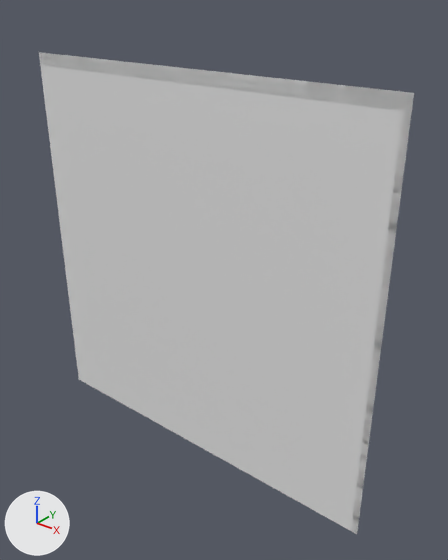
One commit to the OBJ model Assets/Tiled2Unity/Meshes/BatteryNW.obj: the scene before it, then after it.
Rendered twice from a 50 mm lens placed at (2.11, -5.19, 0.86), pointed at (-2.23, 0.24, -2.5). The lights are fixed; the arrows at lower left show +X, +Y and +Z. Where no turn or scale is listed for an object, it has been applied to the vertices.

Names of what the first picture shows: 'BatteryNW'.
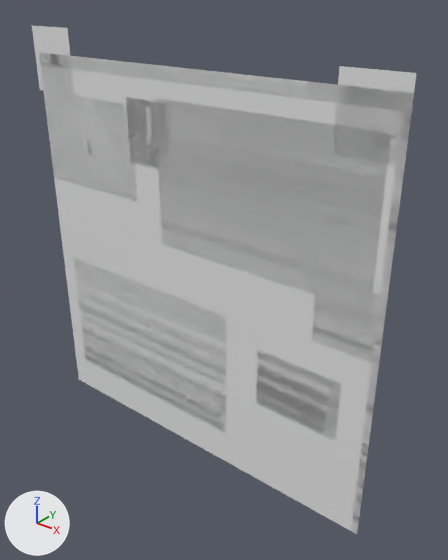
The change in detail:
me_batterynw is used by ob_batterynw; location (0.0, 0.0, 0.0).
me_batterynw had 4225 vertices, 4191 faces and spanned x -5.12..0.0, y 0.0, z -5.12..0.0.
me_batterynw now has 4234 vertices, 4199 faces and spans x -5.2..0.0, y 0.0, z -5.12..0.32.
Part 1, on me_batterynw:
9 vertices are added at x -5.2..0.0, y 0.0, z -2.84..0.32.
8 new faces join them.

Location of each change, (x1, y1, x2, y2) in pixels of the pictures (448 x 560 px):
'BatteryNW', reshaped: before (39, 52, 414, 534); after (32, 26, 417, 534)
part 1 of me_batterynw, added: after (32, 26, 417, 441)
